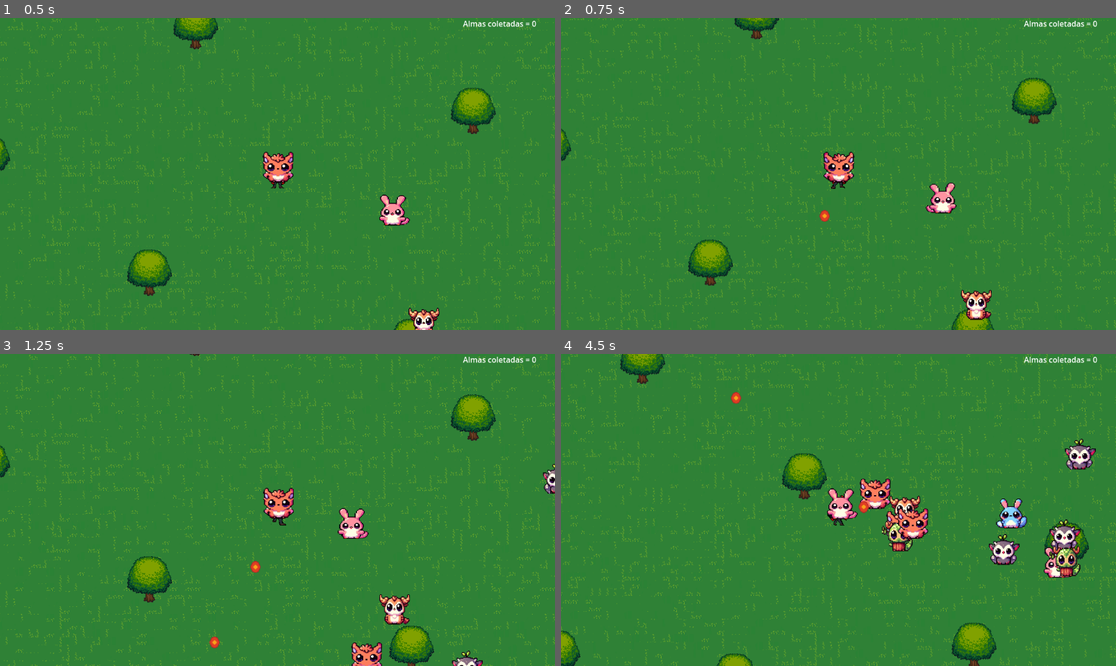
Above: before the commit, frames 1-4 (two rows, left to right).
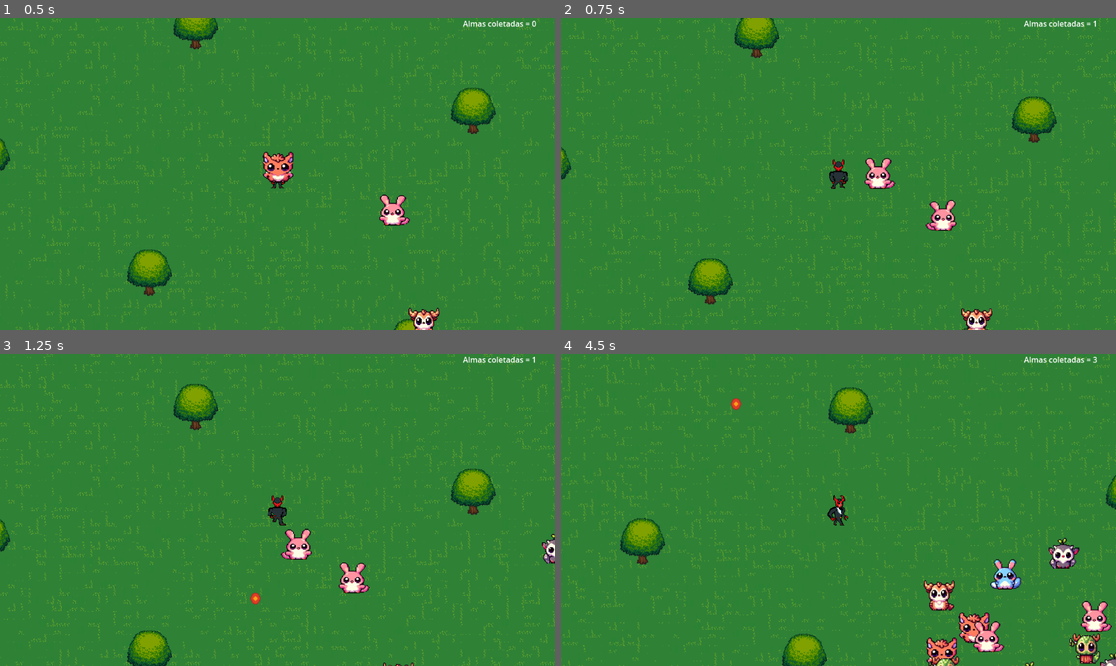
Above: after the commit, the same moments.

Repository: PopPlanetTeam/HellsEmpty
Game: Godot game, scene res://game/game.tscn
The game is run twice, just before and just after one commit, with the same random seed, the same clock (stepped at 60 frames per second) and the same inputs. This scene is started directly instead of the project's main scene. Sound files missing from this copy of the repository are replaced by a short silence.
Inputs (mouse positions are in pixels of both pictures, inside the frame that each line leads up to):
- Up to frame 1 (0.5 s): no input
- Up to frame 2 (0.75 s): move the mouse to (810, 236) at 0.52 s; press the mouse at (810, 236) at 0.53 s; hold W (up) from 0.53 s (still down)
- Up to frame 3 (1.25 s): keep holding W (up)
- Up to frame 4 (4.5 s): move the mouse to (1005, 556) at 1.27 s; release the mouse at (1005, 556) at 1.28 s; click (1005, 556) at 1.35 s; move the mouse to (672, 463) at 2.02 s; release W (up) at 2.03 s; press the mouse at (672, 463) at 2.03 s; hold A (left) 2.03-3.53 s; move the mouse to (866, 510) at 2.77 s; release the mouse at (866, 510) at 2.78 s; click (866, 510) at 2.85 s; move the mouse to (755, 432) at 3.52 s; press the mouse at (755, 432) at 3.53 s; hold S (down) 3.53-4.28 s; move the mouse to (960, 494) at 4.27 s; release the mouse at (960, 494) at 4.28 s; hold Right (right) from 4.28 s (still down); click (960, 494) at 4.35 s

Frame 1 is identical in both runs. In frame 2, 11% of the frame differs, in the area x 0-100%, y 0-100%; in frame 3, 13%; in frame 4, 16%.

Commit message:
fix: shot out of map

Diff:
--- a/shoot/shoot.gd
+++ b/shoot/shoot.gd
@@ -1,13 +1,10 @@
-extends Node2D
+extends CharacterBody2D
 
 var speed = 500
 var direction
 var viewport_size = get_viewport_rect().size
-var x_out
-var y_out
 @onready var game = get_parent()
 @onready var shoot = $shoot_audio
-@onready var enemy = game.get_node("Enemy")
 
 func _ready():
 	var mouse_position = get_global_mouse_position()
@@ -17,9 +14,3 @@
 
 func _process(delta):
 	position += direction * speed * delta
-
-	x_out = position.x < -1300 or position.x > 1800
-	y_out = position.y < -700 or position.y > 1000
-
-	if x_out or y_out:
-		queue_free()
--- a/shoot/shoot.tscn
+++ b/shoot/shoot.tscn
@@ -7,22 +7,19 @@
 [sub_resource type="CircleShape2D" id="CircleShape2D_bj2qv"]
 radius = 18.3333
 
-[node name="shoot" type="Node2D"]
+[node name="shoot" type="CharacterBody2D"]
 scale = Vector2(0.6, 0.6)
+collision_layer = 8
 script = ExtResource("1_nddoc")
+
+[node name="Collision" type="CollisionShape2D" parent="."]
+position = Vector2(20, 20)
+shape = SubResource("CircleShape2D_bj2qv")
 
 [node name="Texture" type="TextureRect" parent="."]
 offset_right = 40.0
 offset_bottom = 40.0
 texture = ExtResource("1_s7ggm")
 
-[node name="Area" type="Area2D" parent="."]
-collision_layer = 2
-collision_mask = 0
-
-[node name="Collision" type="CollisionShape2D" parent="Area"]
-position = Vector2(20, 20)
-shape = SubResource("CircleShape2D_bj2qv")
-
 [node name="shoot_audio" type="AudioStreamPlayer" parent="."]
 stream = ExtResource("3_a2qqb")
